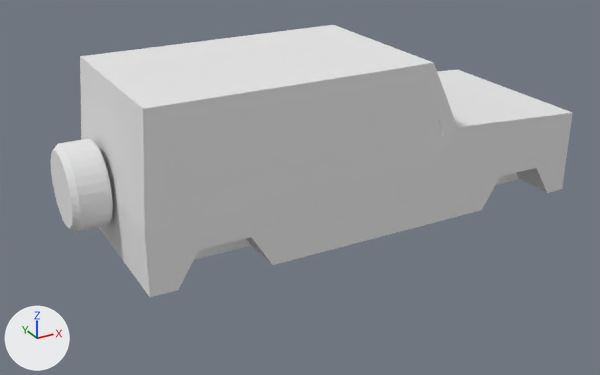
One commit to the Blender file SDL-OpenGL-Tests-2/resources/models/vehicle new/vehicle new.blend: the scene before it, then after it.
One viewpoint serves both versions: a 50 mm camera at (-3.63, -6.27, 2.61) aimed at (-0.21, -0.04, -0.5). The axes (+X, +Y, +Z) are drawn at lower left. The lights are the same throughout.

In view in the first picture: 'Back Side Window 1', 'Back Window 1', 'Base', 'Front Side Window 4', 'Lower Base', 'Middle Window 4', 'Reserve Wheel'.
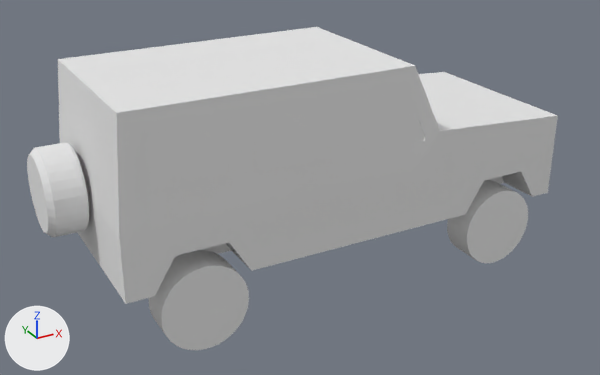
Changed parts and their boxes [x1, y1, x2, y2] in the pictures (600 x 375 px):
'Base', moved: before [80, 25, 573, 256]; after [58, 27, 558, 262]
'Lower Base', moved: before [99, 155, 567, 297]; after [77, 159, 552, 304]
'Axis 2', shown: after [149, 250, 249, 350]
'Reserve Wheel', moved: before [50, 139, 113, 232]; after [27, 143, 89, 237]
'Back Side Window 1', moved: before [168, 115, 258, 189]; after [143, 119, 235, 194]
'Axis 1', shown: after [447, 180, 528, 263]
'Back Window 1', moved: before [94, 91, 126, 174]; after [71, 94, 102, 179]

The change, as a list of edits to the scene's bpy script:
```text
Change ob_back_side_window_1:
    ob_back_side_window_1.location: (-1.184, -0.844, 0.25) -> (-1.377, -0.844, 0.25)
Change ob_reserve_wheel:
    ob_reserve_wheel.location: (-2.167, 0.194, -0.164) -> (-2.36, 0.194, -0.164)
Change ob_lower_base:
    ob_lower_base.location: (-0.977, -0.131, 0.26) -> (-1.17, -0.131, 0.26)
Change ob_back_window_1:
    ob_back_window_1.location: (-1.934, 0.0, 0.339) -> (-2.127, 0.0, 0.339)
Change ob_base:
    ob_base.location: (-0.977, -0.131, 0.26) -> (-1.17, -0.131, 0.26)
Change ob_axis_2:
    ob_axis_2.location: (-1.334, 0.0, -0.975) -> (-1.522, 0.0, -0.975)
    remove ob_axis_2.hide_set(True)  # its collection is switched off
Change ob_axis_1:
    ob_axis_1.location: (1.708, 0.0, -0.975) -> (1.522, 0.0, -0.975)
    remove ob_axis_1.hide_set(True)  # its collection is switched off
```
